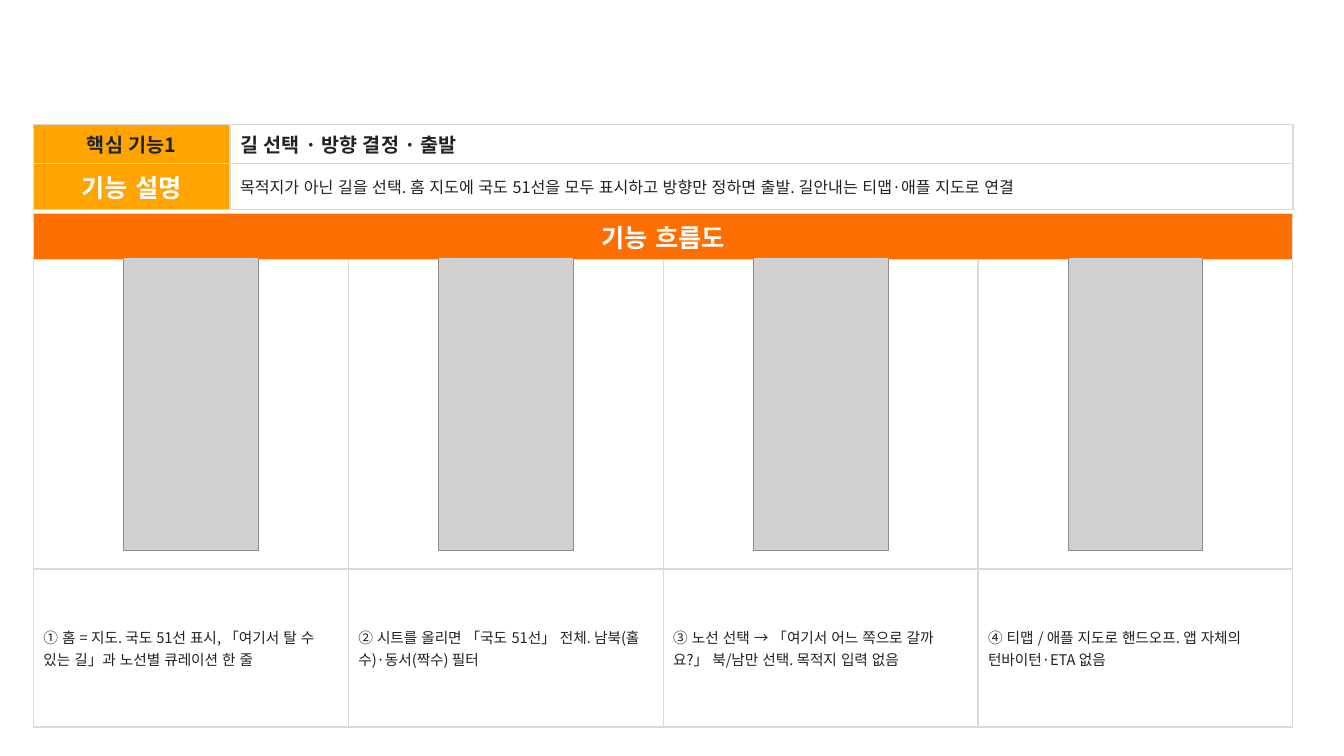
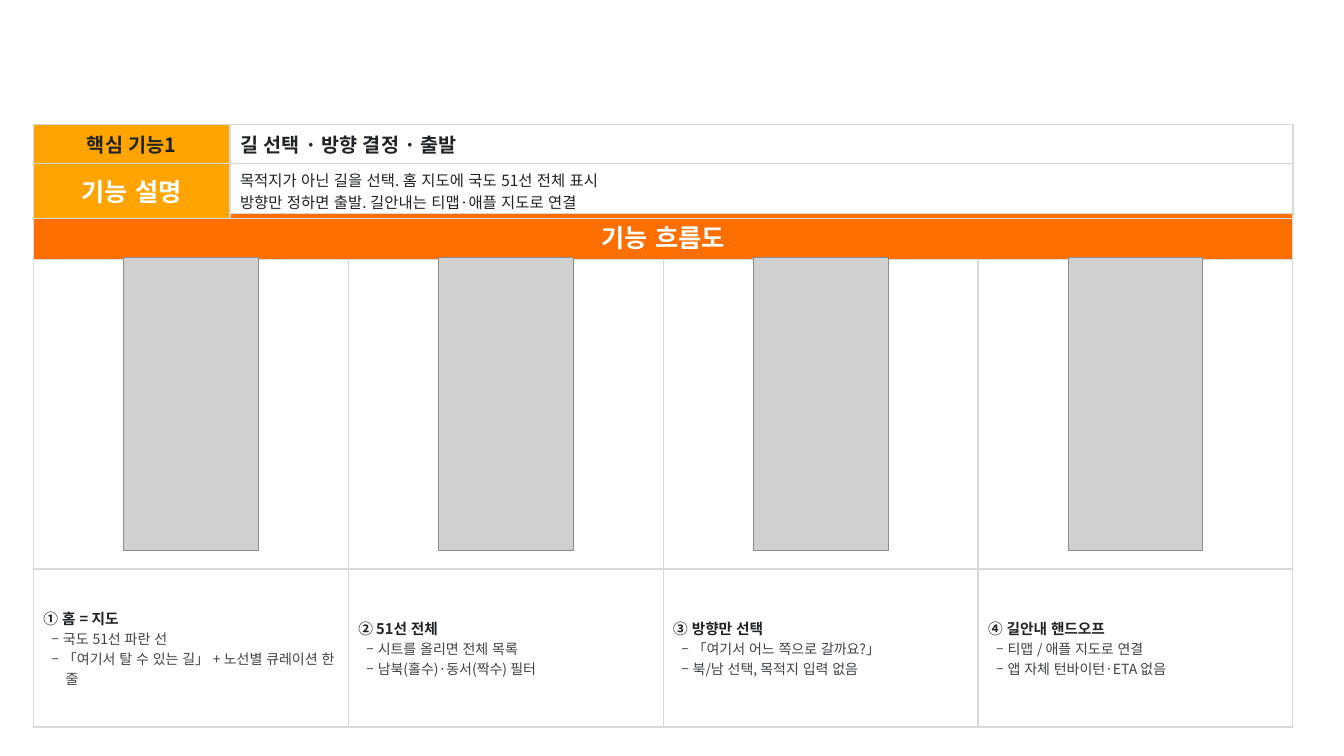
Before and after one commit to Hyee0ne/p-trip, a slide deck: slide 5 of docs/기능설명서_P의여행.pptx. Drawn at 1344x756 pixels with LibreOffice and Linux fonts; fonts in the diff are those of the drawing; grey boxes stand for pictures; background and template pictures are left out. Boxes give left, top, right and bottom in pixels: in the first picture for what was removed or moved away, otherwise in the second. Text is boxed around its words. In the diff, an @@ line names an element or a change of style, - is before the commit and + after.

```diff
--- a/docs/기능설명서_P의여행.pptx
+++ b/docs/기능설명서_P의여행.pptx
@@ table at [33,125,1294,214] @@
-row 2, column 2: 목적지가 아닌 길을 선택. 홈 지도에 국도 51선을 모두 표시하고 방향만 정하면 출발. 길안내는 티맵·애플 지도로 연결
+row 2, column 2: 목적지가 아닌 길을 선택. 홈 지도에 국도 51선 전체 표시 / 방향만 정하면 출발. 길안내는 티맵·애플 지도로 연결
@@ table at [33,213,1292,721] @@
-row 3: ① 홈 = 지도. 국도 51선 표시, 「여기서 탈 수 있는 길」과 노선별 큐레이션 한 줄 | ② 시트를 올리면 「국도 51선」 전체. 남북(홀수)·동서(짝수) 필터 | ③ 노선 선택 → 「여기서 어느 쪽으로 갈까요?」 북/남만 선택. 목적지 입력 없음 | ④ 티맵 / 애플 지도로 핸드오프. 앱 자체의 턴바이턴·ETA 없음
+row 3: ① 홈 = 지도 / ‒ 국도 51선 파란 선 / ‒ 「여기서 탈 수 있는 길」 + 노선별 큐레이션 한 줄 | ② 51선 전체 / ‒ 시트를 올리면 전체 목록 / ‒ 남북(홀수)·동서(짝수) 필터 | ③ 방향만 선택 / ‒ 「여기서 어느 쪽으로 갈까요?」 / ‒ 북/남 선택, 목적지 입력 없음 | ④ 길안내 핸드오프 / ‒ 티맵 / 애플 지도로 연결 / ‒ 앱 자체 턴바이턴·ETA 없음
```
Also in this commit, not shown: 4 other slides changed, 2 other files.
